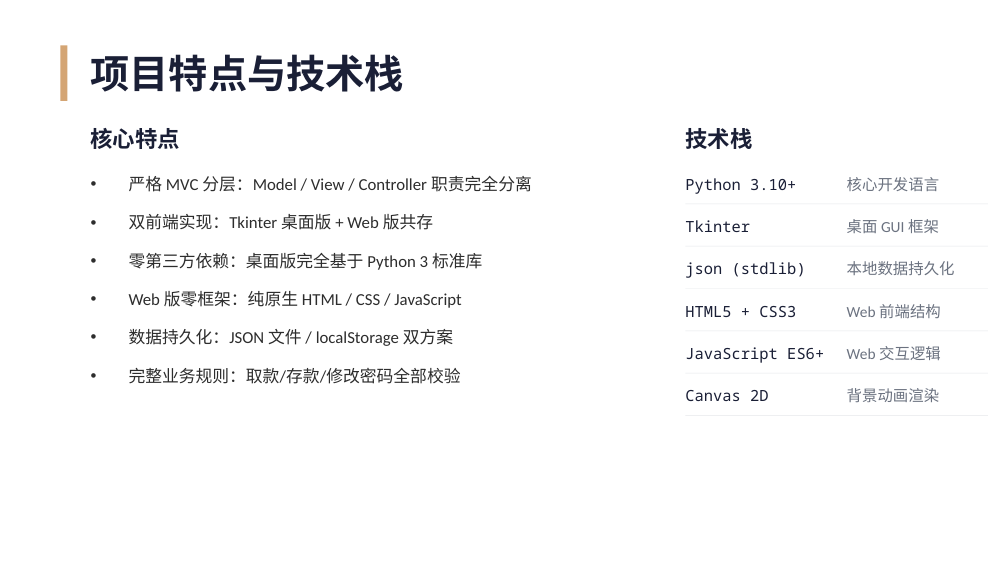
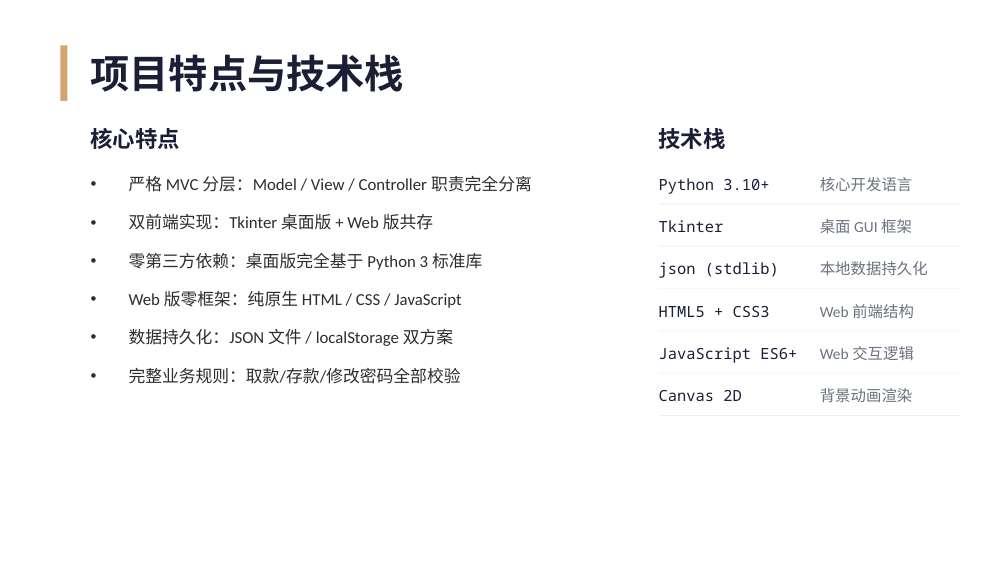
Before and after one commit to Unconnectable/atm, a slide deck: slide 6 of ATM项目演示.pptx (slide 5 before the commit). Drawn at 1008x567 pixels with LibreOffice and Linux fonts; fonts in the diff are those of the drawing. Boxes give left, top, right and bottom in pixels: in the first picture for what was removed or moved away, otherwise in the second. Text is boxed around its words. In the diff, an @@ line names an element or a change of style, - is before the commit and + after.

```diff
--- a/ATM项目演示.pptx
+++ b/ATM项目演示.pptx
@@ 13 texts, 1 rectangle moved together from (x1=685, y1=128, x2=988, y2=416) to (x1=658, y1=128, x2=961, y2=416) @@
```
Also in this commit, not shown: 10 other slides changed, 4 slides added.
